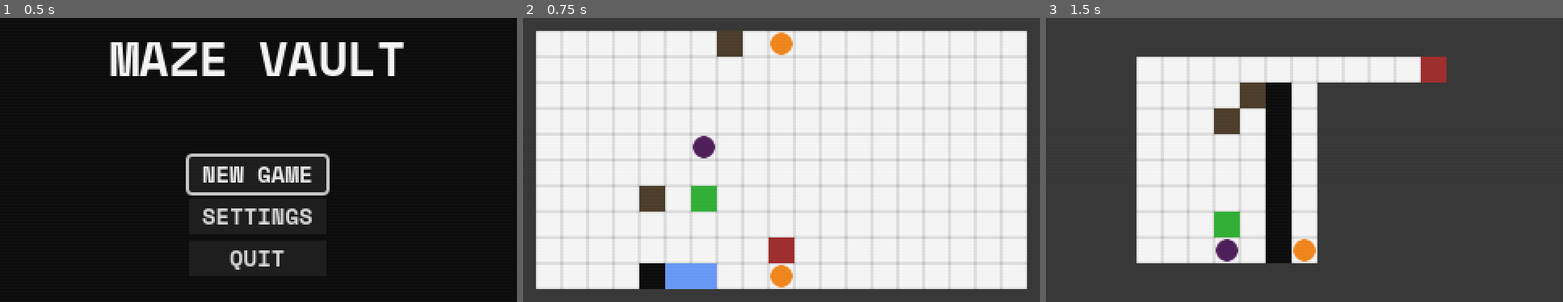
Above: before the commit, frames 1-3 (left to right).
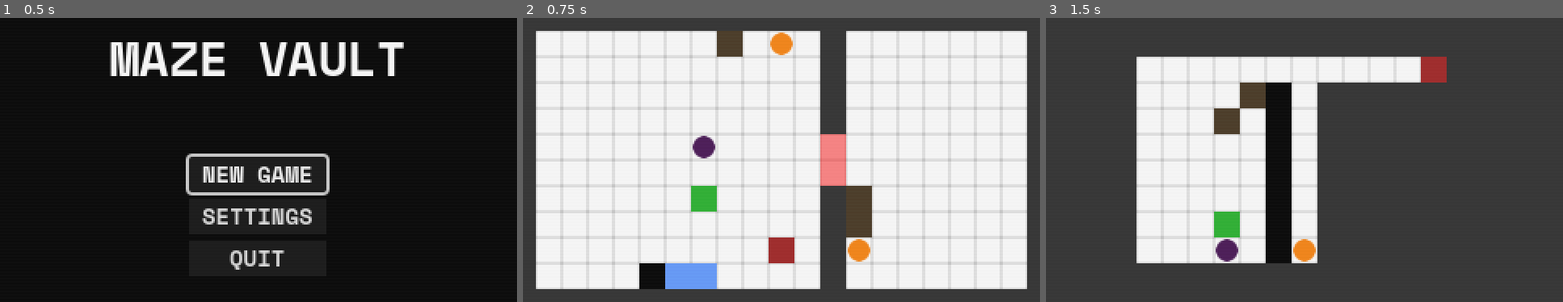
Above: after the commit, the same moments.

Repository: daredakke/maze-vault
Game: Godot game, scene res://scenes/game.tscn
The game is run twice, just before and just after one commit, with the same random seed, the same clock (stepped at 60 frames per second) and the same inputs.
Inputs:
- Up to frame 1 (0.5 s): no input
- Up to frame 2 (0.75 s): click "NEW GAME" at 0.5 s
- Up to frame 3 (1.5 s): tap Enter (ui_accept) at 1.25 s; hold Right (right) from 1.28 s (still down); tap P (TEST_next_level) at 1.35 s

Frame 1 is identical in both runs. In frame 2, 6.5% of the frame differs, in the area x 22-68%, y 4-96%; in frame 3, nothing differs.

Commit message:
Forcefields that only robots can pass through

Diff:
--- /dev/null
+++ b/scenes/forcefield.tscn
@@ -0,0 +1,17 @@
+[gd_scene load_steps=3 format=3 uid="uid://de5osx7isgmvm"]
+
+[ext_resource type="Script" path="res://scripts/forcefield.gd" id="1_45vd4"]
+[ext_resource type="Texture2D" uid="uid://cvtdjtmyenki0" path="res://assets/square-white-16.png" id="1_x4jdi"]
+
+[node name="Forcefield" type="Node2D"]
+script = ExtResource("1_45vd4")
+
+[node name="Sprite2D" type="Sprite2D" parent="."]
+modulate = Color(1, 0, 0, 0.490196)
+z_index = 50
+texture = ExtResource("1_x4jdi")
+
+[node name="StoodOnRay" type="RayCast2D" parent="."]
+target_position = Vector2(0, 0)
+hit_from_inside = true
+collide_with_areas = true
--- a/scenes/levels/level_test.tscn
+++ b/scenes/levels/level_test.tscn
@@ -7,6 +7,7 @@
 [ext_resource type="PackedScene" uid="uid://kohl4tehhnkq" path="res://scenes/floor_button.tscn" id="5_fvb3e"]
 [ext_resource type="PackedScene" uid="uid://315w6n1us2nl" path="res://scenes/void.tscn" id="5_hcod0"]
 [ext_resource type="PackedScene" uid="uid://ddx07vxha00k4" path="res://scenes/teleporter.tscn" id="5_trvfg"]
+[ext_resource type="PackedScene" uid="uid://de5osx7isgmvm" path="res://scenes/forcefield.tscn" id="7_nk87r"]
 
 [node name="LevelTest" type="Node2D"]
 
@@ -194,6 +195,30 @@
 [node name="Wall69" parent="Walls" instance=ExtResource("1_cf2x5")]
 position = Vector2(320, 16)
 
+[node name="Wall73" parent="Walls" instance=ExtResource("1_cf2x5")]
+position = Vector2(192, 64)
+
+[node name="Wall74" parent="Walls" instance=ExtResource("1_cf2x5")]
+position = Vector2(192, 48)
+
+[node name="Wall75" parent="Walls" instance=ExtResource("1_cf2x5")]
+position = Vector2(192, 32)
+
+[node name="Wall76" parent="Walls" instance=ExtResource("1_cf2x5")]
+position = Vector2(192, 16)
+
+[node name="Wall77" parent="Walls" instance=ExtResource("1_cf2x5")]
+position = Vector2(192, 160)
+
+[node name="Wall78" parent="Walls" instance=ExtResource("1_cf2x5")]
+position = Vector2(192, 144)
+
+[node name="Wall79" parent="Walls" instance=ExtResource("1_cf2x5")]
+position = Vector2(192, 128)
+
+[node name="Wall80" parent="Walls" instance=ExtResource("1_cf2x5")]
+position = Vector2(192, 112)
+
 [node name="Wall70" parent="Walls" instance=ExtResource("1_cf2x5")]
 position = Vector2(0, 16)
 
@@ -211,7 +236,11 @@
 position = Vector2(128, 16)
 
 [node name="Box" parent="Boxes" instance=ExtResource("4_6qvdd")]
-position = Vector2(80, 112)
+position = Vector2(208, 128)
+
+[node name="Box3" parent="Boxes" node_paths=PackedStringArray("collision_box") instance=ExtResource("4_6qvdd")]
+position = Vector2(208, 112)
+collision_box = NodePath("../Box/CollisionShape2D")
 
 [node name="Interactables" type="Node2D" parent="."]
 
@@ -223,9 +252,15 @@
 position = Vector2(160, 16)
 
 [node name="FloorButton2" parent="Interactables" instance=ExtResource("5_fvb3e")]
-position = Vector2(160, 160)
+position = Vector2(208, 144)
 
 [node name="Floor" type="Node2D" parent="."]
+
+[node name="Forcefield" parent="Floor" instance=ExtResource("7_nk87r")]
+position = Vector2(192, 80)
+
+[node name="Forcefield2" parent="Floor" instance=ExtResource("7_nk87r")]
+position = Vector2(192, 96)
 
 [node name="Void" parent="Floor" instance=ExtResource("5_hcod0")]
 position = Vector2(96, 160)
--- /dev/null
+++ b/scripts/forcefield.gd
@@ -0,0 +1,26 @@
+class_name Forcefield
+extends Node2D
+
+
+var _wait_time: int = 2
+var _wait_count: int = 0
+
+@onready var stood_on_ray: RayCast2D = $StoodOnRay
+
+
+func _process(_delta: float) -> void:
+	_wait_count += 1
+
+	if _wait_count >= _wait_time:
+		_check_if_stood_on()
+		_wait_count = 0
+
+
+func _check_if_stood_on() -> void:
+	stood_on_ray.force_raycast_update()
+
+	var collider := stood_on_ray.get_collider()
+
+	if collider is Player:
+		collider.destroy()
+		EventBus.level_reset.emit()
Not shown: 1 places in scenes/levels/level_test.tscn that only renumber resources
